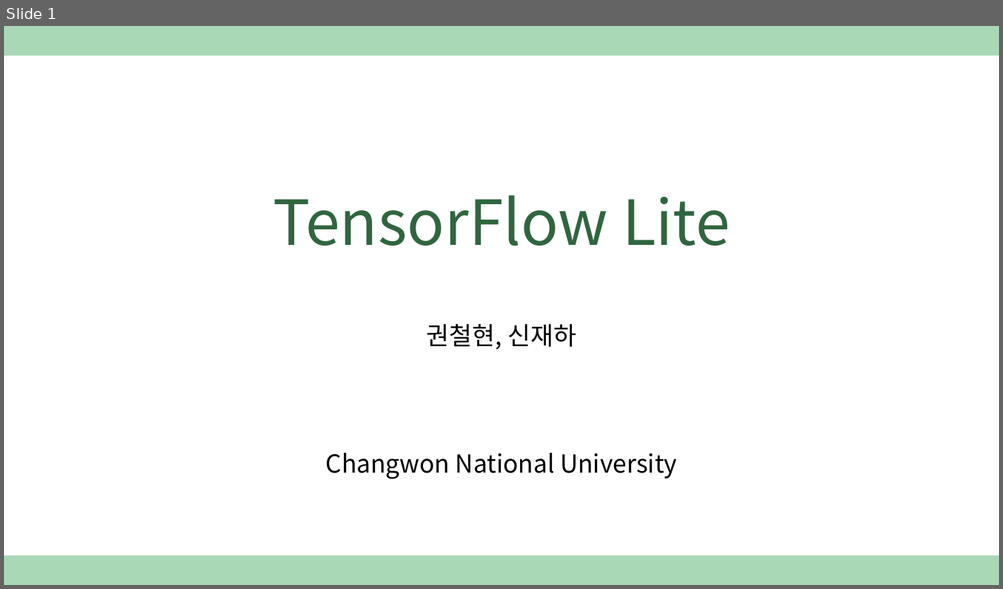
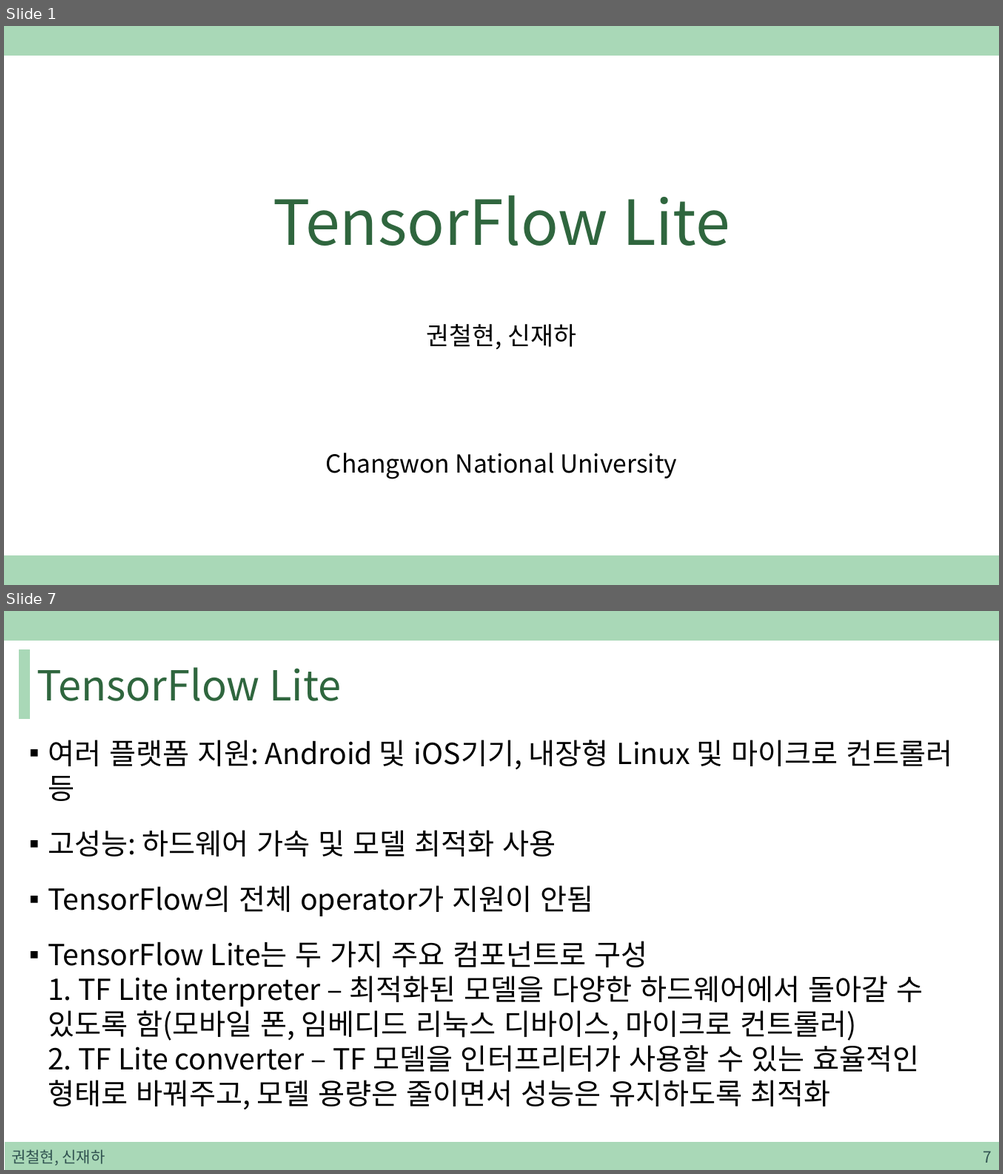
Before and after one commit to sjh4287/capston, a slide deck: 2022.01.07/TensorFlow Lite.pptx. Shown one above the other, each under a label of ours: slide 1 before the commit, slides 1 and 7 after it; the slides between them are not shown. The pictures are 1003x589 and 1003x1174 pixels, drawn with LibreOffice and Linux fonts; fonts in the diff are those of the drawing. Boxes give left, top, right and bottom in pixels: in the first picture for what was removed or moved away, otherwise in the second. Text is boxed around its words. In the diff, an @@ line names an element or a change of style, - is before the commit and + after.

Commit message:
Update TensorFlow Lite.pptx
PPT 내용작성 1

```diff
--- a/2022.01.07/TensorFlow Lite.pptx
+++ b/2022.01.07/TensorFlow Lite.pptx
@@ slide 7 added at <box>4,611,999,1170</box>, background #FFFFFF; not listed: 1 template element that a slide beside it also shows @@
@@ rectangle added at <box>20,649,29,718</box>, fill #A9D8B7, outline #A9D8B7 1 pt @@
@@ title added at <box>37,667,341,701</box>, 40 pt, text #2F663E @@
+TensorFlow Lite
@@ text added at <box>48,740,953,1110</box>, 28 pt, text #000000 @@
+▪ 여러 플랫폼 지원: Android 및 iOS기기, 내장형 Linux 및 마이크로 컨트롤러 등
+▪ 고성능: 하드웨어 가속 및 모델 최적화 사용
+▪ TensorFlow의 전체 operator가 지원이 안됨
+▪ TensorFlow Lite는 두 가지 주요 컴포넌트로 구성
+  1. TF Lite interpreter – 최적화된 모델을 다양한 하드웨어에서 돌아갈 수 있도록 함(모바일 폰, 임베디드 리눅스 디바이스, 마이크로 컨트롤러)
+  2. TF Lite converter – TF 모델을 인터프리터가 사용할 수 있는 효율적인 형태로 바꿔주고, 모델 용량은 줄이면서 성능은 유지하도록 최적화
@@ rectangle added at <box>5,1143,999,1170</box>, fill #A9D8B7, outline #A9D8B7 1 pt @@
@@ text added at <box>11,1150,105,1166</box>, 15 pt, text #305250 @@
+권철현, 신재하
@@ page number added at <box>982,1151,991,1163</box>, 15 pt, text #305250 @@
+7
```
Also in this commit, not shown: 9 other slides added.
